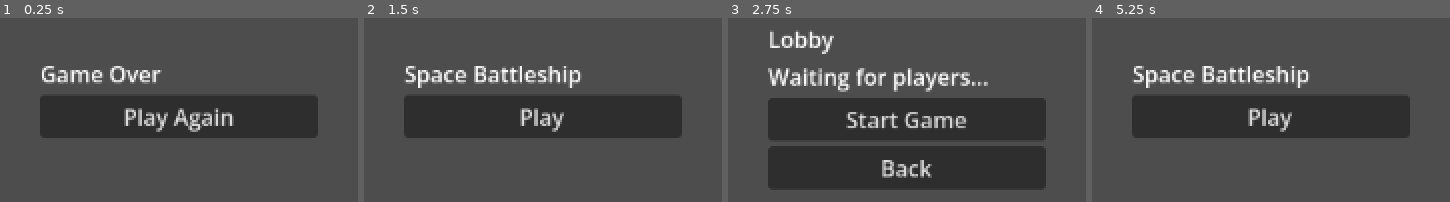
Above: before the commit, frames 1-4 (left to right).
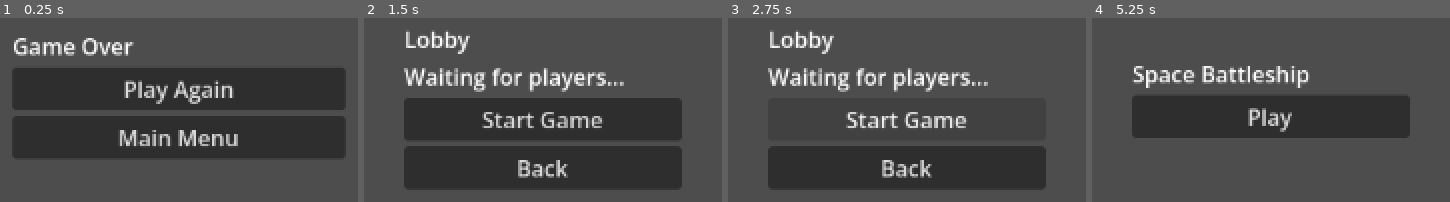
Above: after the commit, the same moments.

Repository: zabuuq/space-battleship
Game: Godot game, scene res://src/client/scenes/EndGame.tscn
The game is run twice, just before and just after one commit, with the same random seed, the same clock (stepped at 60 frames per second) and the same inputs. This scene is started directly instead of the project's main scene.
Inputs (mouse positions are in pixels of both pictures, inside the frame that each line leads up to):
- Up to frame 1 (0.25 s): no input
- Up to frame 2 (1.5 s): click (543, 137) at 0.5 s, where only the run after the commit has a clickable "Main Menu"; click (543, 117) at 1.25 s, where only the run before the commit has a clickable "Play Again"
- Up to frame 3 (2.75 s): click (907, 117) at 2 s, where only the run before the commit has a clickable "Play"
- Up to frame 4 (5.25 s): click "Start Game" at 2.75 s; click "Start Game" at 3.5 s; click "Start Game" at 4.25 s; click "Back" at 5 s

The runs differ from the first frame. In frame 1, 32% of the frame differs, in the area x 3-97%, y 10-77%; in frame 2, 26%; in frame 3, less than 0.1%; in frame 4, nothing differs.

Commit message:
feat: end-game results screen and restart/menu flow (#53, #54)
Store match outcome in NetworkManager.last_match_result before
transitioning to EndGame. EndGame._ready() reads the result and displays
"Victory!" or "Defeat" in a %ResultLabel. Replace the single "Play Again"
button with two buttons: "Play Again" returns to Lobby for a new match,
"Main Menu" disconnects from the server and navigates to MainMenu.

Co-Authored-By: Claude Sonnet 4.6 <noreply@anthropic.com>

Diff:
--- a/src/client/scenes/EndGame.tscn
+++ b/src/client/scenes/EndGame.tscn
@@ -16,14 +16,15 @@
 anchor_top = 0.5
 anchor_right = 0.5
 anchor_bottom = 0.5
-offset_left = -100.0
-offset_top = -50.0
-offset_right = 100.0
-offset_bottom = 50.0
+offset_left = -120.0
+offset_top = -70.0
+offset_right = 120.0
+offset_bottom = 70.0
 grow_horizontal = 2
 grow_vertical = 2
 
-[node name="TitleLabel" type="Label" parent="VBoxContainer"]
+[node name="ResultLabel" type="Label" parent="VBoxContainer"]
+unique_name_in_owner = true
 layout_mode = 2
 text = "Game Over"
 
@@ -31,4 +32,9 @@
 layout_mode = 2
 text = "Play Again"
 
+[node name="MainMenuButton" type="Button" parent="VBoxContainer"]
+layout_mode = 2
+text = "Main Menu"
+
 [connection signal="pressed" from="VBoxContainer/PlayAgainButton" to="." method="_on_play_again_button_pressed"]
+[connection signal="pressed" from="VBoxContainer/MainMenuButton" to="." method="_on_main_menu_button_pressed"]
--- a/src/client/scripts/Battle.gd
+++ b/src/client/scripts/Battle.gd
@@ -3,7 +3,8 @@
 ## Battle
 ## Drives the combat phase: sends player actions to the relay server and
 ## applies confirmed updates broadcast by the server.
-## Issue #43 – Synchronise turn actions over the network.
+## Issues: #43 Synchronise turn actions over the network,
+##         #53 Create end-game results screen.
 ##
 ## Expected scene nodes (add in Godot editor):
 ##   %StatusLabel      – Label showing turn info / messages
@@ -142,11 +143,15 @@
 
 func _on_opponent_disconnected() -> void:
 	_set_status("Opponent disconnected. You win!")
+	NetworkManager.last_match_result = {"won": true, "winner": _my_player_index}
+	get_tree().change_scene_to_file("res://src/client/scenes/EndGame.tscn")
 
 
 func _on_game_over(msg: Dictionary) -> void:
 	var winner: int = msg.get("winner", -1)
-	if winner == _my_player_index:
+	var won := winner == _my_player_index
+	NetworkManager.last_match_result = {"won": won, "winner": winner}
+	if won:
 		_set_status("You win!")
 	else:
 		_set_status("You lose.")
@@ -164,4 +169,5 @@
 
 
 func _on_end_battle_button_pressed() -> void:
+	NetworkManager.last_match_result = {}
 	get_tree().change_scene_to_file("res://src/client/scenes/EndGame.tscn")
--- a/src/client/scripts/EndGame.gd
+++ b/src/client/scripts/EndGame.gd
@@ -1,8 +1,31 @@
 extends Control
 
 ## EndGame
-## Placeholder for post-match results. Navigates back to MainMenu on Play Again.
+## Post-match results screen. Shows Victory or Defeat based on the outcome
+## stored in NetworkManager.last_match_result.
+## "Play Again" returns to the Lobby to start a new match.
+## "Main Menu" disconnects from the server and returns to MainMenu.
+## Issues: #53 Create end-game results screen, #54 Add restart or return-to-menu flow.
+
+
+func _ready() -> void:
+	var result: Dictionary = NetworkManager.last_match_result
+	if result.is_empty():
+		# Arrived here without a recorded result (e.g. dev shortcut button).
+		if has_node("%ResultLabel"):
+			(%ResultLabel as Label).text = "Game Over"
+		return
+	var headline := "Victory!" if result.get("won", false) else "Defeat"
+	if has_node("%ResultLabel"):
+		(%ResultLabel as Label).text = headline
 
 
 func _on_play_again_button_pressed() -> void:
+	NetworkManager.last_match_result = {}
+	get_tree().change_scene_to_file("res://src/client/scenes/Lobby.tscn")
+
+
+func _on_main_menu_button_pressed() -> void:
+	NetworkManager.last_match_result = {}
+	NetworkManager.disconnect_from_server()
 	get_tree().change_scene_to_file("res://src/client/scenes/MainMenu.tscn")
--- a/src/client/scripts/NetworkManager.gd
+++ b/src/client/scripts/NetworkManager.gd
@@ -5,7 +5,7 @@
 ## emits signals when messages arrive from the server.
 ##
 ## Issues: #41 WebSocket connection layer, #43 Turn action sync,
-##         #44 Disconnect handling.
+##         #44 Disconnect handling, #53 End-game results screen.
 ##
 ## Register as autoload "NetworkManager" in project.godot.
 
@@ -35,6 +35,12 @@
 var _peer: WebSocketPeer = WebSocketPeer.new()
 var _connected := false
 var _url := DEFAULT_URL
+
+## Stores the outcome of the most-recently completed match so EndGame can
+## display the correct result. Set by Battle before changing scene.
+## Keys: "won" (bool), "winner" (int player index).
+## Issue #53 – Create end-game results screen.
+var last_match_result: Dictionary = {}
 
 # ---------------------------------------------------------------------------
 # Connection management
